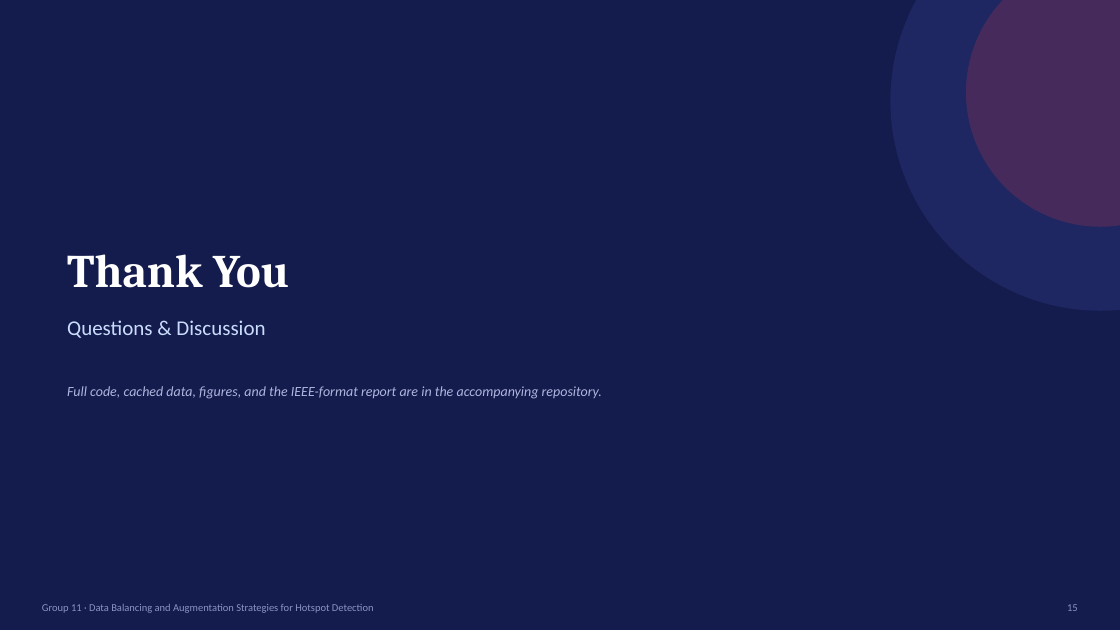
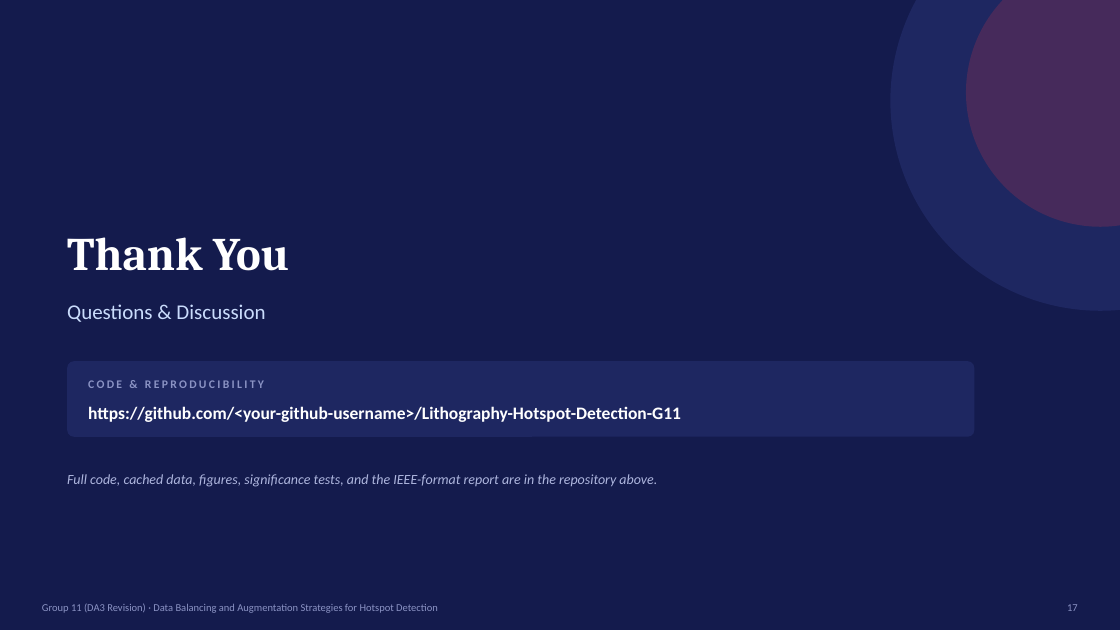
Before and after one commit to Nukebyt/Data-Balancing-For-Hotspot-Detection, a slide deck: slide 17 of report/slides.pptx (slide 15 before the commit). Drawn at 1120x630 pixels with LibreOffice and Linux fonts; fonts in the diff are those of the drawing. Boxes give left, top, right and bottom in pixels: in the first picture for what was removed or moved away, otherwise in the second. Text is boxed around its words. In the diff, an @@ line names an element or a change of style, - is before the commit and + after.

Commit message:
DA3 revision: fair training protocol overturns DA2 conclusions
Addresses all Group 11 feedback plus common-to-all-groups feedback:

- Validation split (15%, fixed seed) carved from training data only;
  checkpoint selection on validation, test touched exactly once.
- Equalised gradient-update steps per benchmark (not epochs), removing
  the confound where RUS's smaller resampled set meant far fewer
  actual updates than ROS/ROS+Aug under the old fixed-epoch protocol.
- Main grid now runs 3 seeds (42/123/2024) with paired significance
  testing (t-test + Wilcoxon); ratio ablation re-run under the same
  corrected protocol.
- PR-AUC added as a threshold-free companion metric to every run.
- Two new combined-strategy variants (combo_mild, combo_batch_aug).
- Physical justification for flip/rotation augmentation (Manhattan
  geometry closure + local lithography-diffraction-physics argument).
- Mechanistic learning-curve analysis explaining why RUS appeared to
  fail in DA2 (training-protocol artifact) and what its real,
  narrower weakness actually is (PR-AUC/calibration, not detection).
- Literature review expanded from 9 to 40 web-verified references, all
  cited in text; new section comparing against published ICCAD-12
  results.
- Headline finding: under the corrected protocol, no strategy's
  balanced accuracy is statistically distinguishable from any other's;
  PR-AUC recovers real, significant differences instead.

Deliverables: revised report.tex/PDF (12pp, IEEE double-column),
G11_DA3_SingleColumn.docx and G11_DA3_DoubleColumn.docx (built via a
pandoc-based pipeline, report/build_docx.py), updated 17-slide deck,
full experiment results/figures, and DA2 results archived for
before/after comparison. Report prose also passed through a dash/
AI-tell cleanup pass.

```diff
--- a/report/slides.pptx
+++ b/report/slides.pptx
@@ text "Thank You" moved from (x1=67, y1=254, x2=289, y2=288) to (x1=67, y1=237, x2=289, y2=271) @@
@@ text "Questions & Discussion" moved from (x1=67, y1=320, x2=265, y2=338) to (x1=67, y1=304, x2=265, y2=322) @@
@@ rounded rectangle added at (x1=67, y1=361, x2=975, y2=437), fill #1E2761 @@
@@ text added at (x1=88, y1=380, x2=264, y2=388), 10 pt, text #8B93C4, bold @@
+CODE & REPRODUCIBILITY
@@ text added at (x1=88, y1=406, x2=681, y2=422), 15 pt, text #FFFFFF, bold @@
+https://github.com/<your-github-username>/Lithography-Hotspot-Detection-G11
@@ text at (x1=67, y1=474, x2=657, y2=487): text changed @@
-Full code, cached data, figures, and the IEEE-format report are in the accompanying repository.
+Full code, cached data, figures, significance tests, and the IEEE-format report are in the repository above.
@@ text at (x1=42, y1=603, x2=438, y2=613): text changed @@
-Group 11 · Data Balancing and Augmentation Strategies for Hotspot Detection
+Group 11 (DA3 Revision) · Data Balancing and Augmentation Strategies for Hotspot Detection
```
Also in this commit, not shown: 10 other slides changed, 6 slides added, 4 slides removed, 43 other files.
